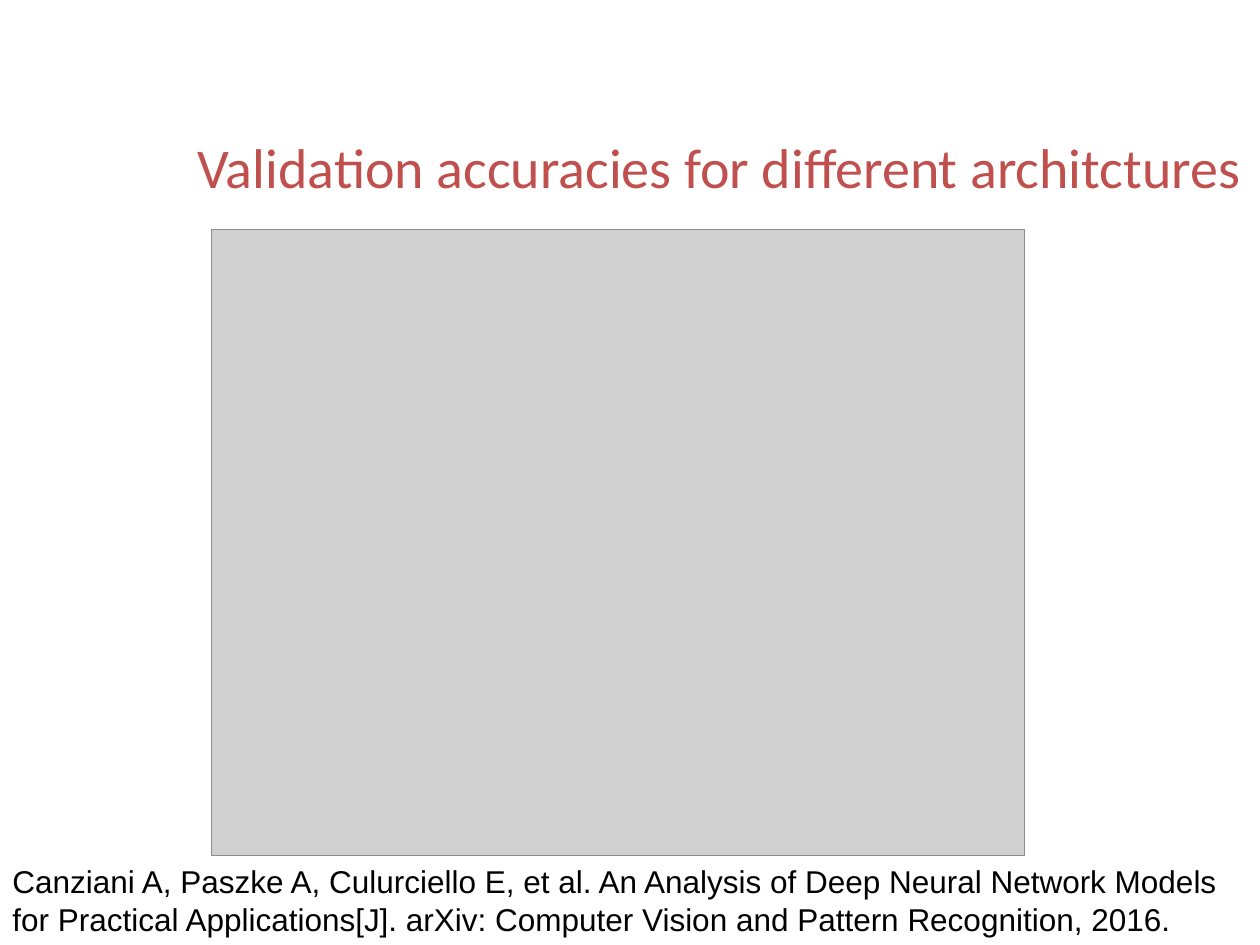
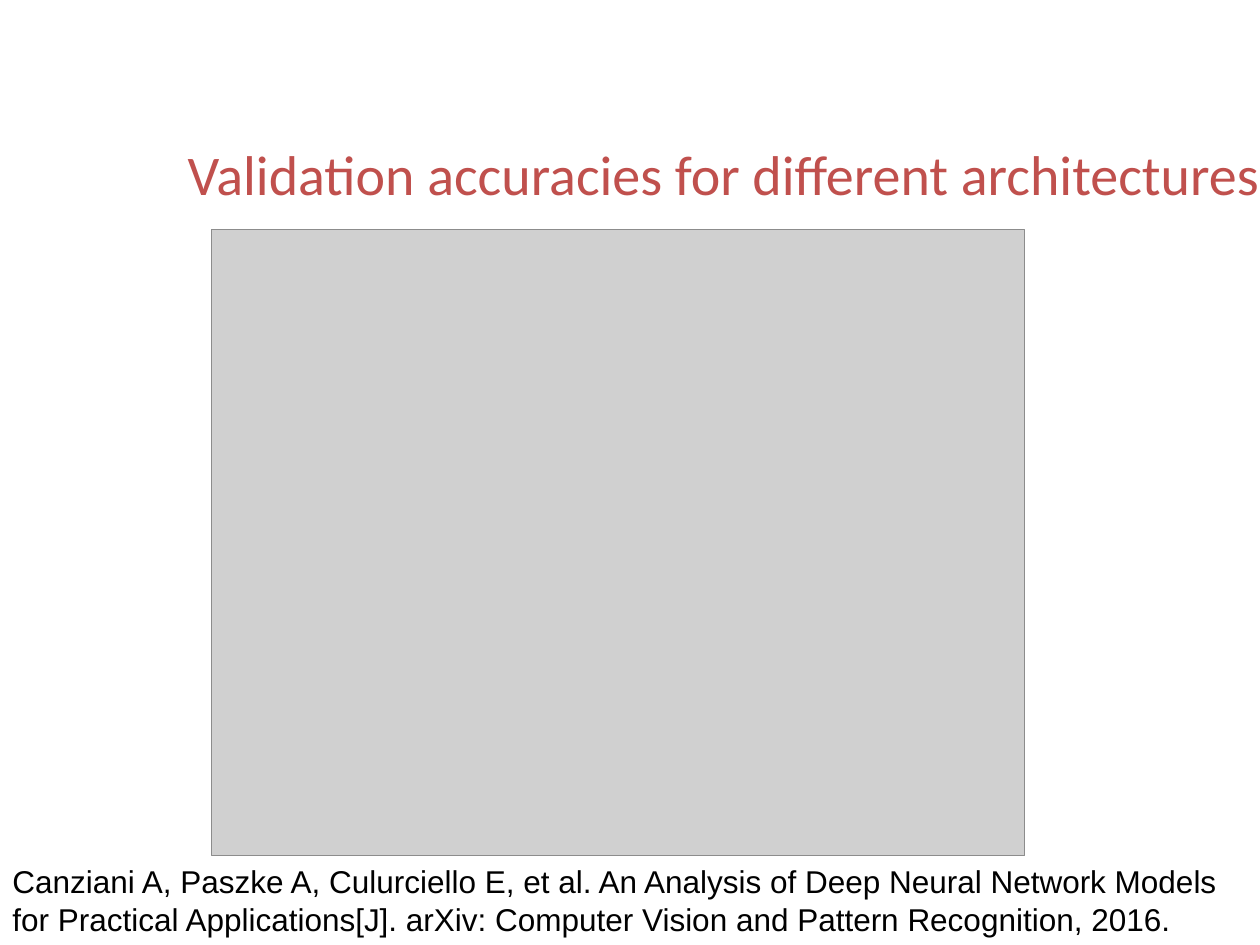
Before and after one commit to ttomchy/CV_2Project, a slide deck: slide 23 of presentation.pptx (slide 42 before the commit). Drawn at 1260x945 pixels with LibreOffice and Linux fonts; fonts in the diff are those of the drawing; grey boxes stand for pictures; background and template pictures are left out. Boxes give left, top, right and bottom in pixels: in the first picture for what was removed or moved away, otherwise in the second. Text is boxed around its words. In the diff, an @@ line names an element or a change of style, - is before the commit and + after.

```diff
--- a/presentation.pptx
+++ b/presentation.pptx
@@ text at (x1=188, y1=156, x2=1259, y2=196): text changed @@
-Validation accuracies for different architctures
+Validation accuracies for different architectures
```
Also in this commit, not shown: 8 other slides changed, 2 slides added, 12 slides removed.
